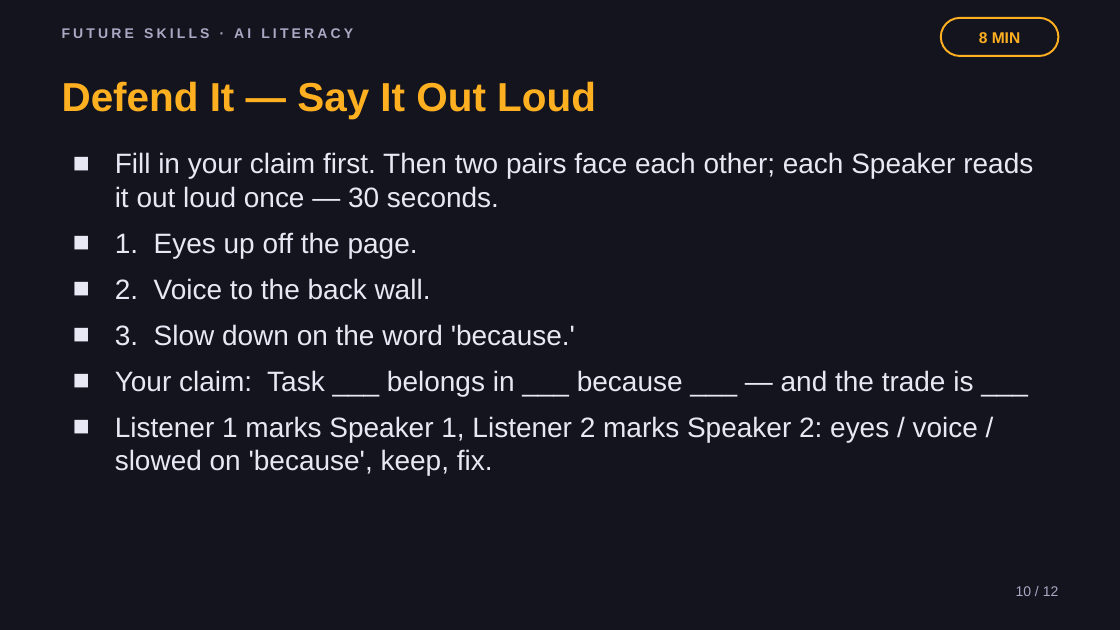
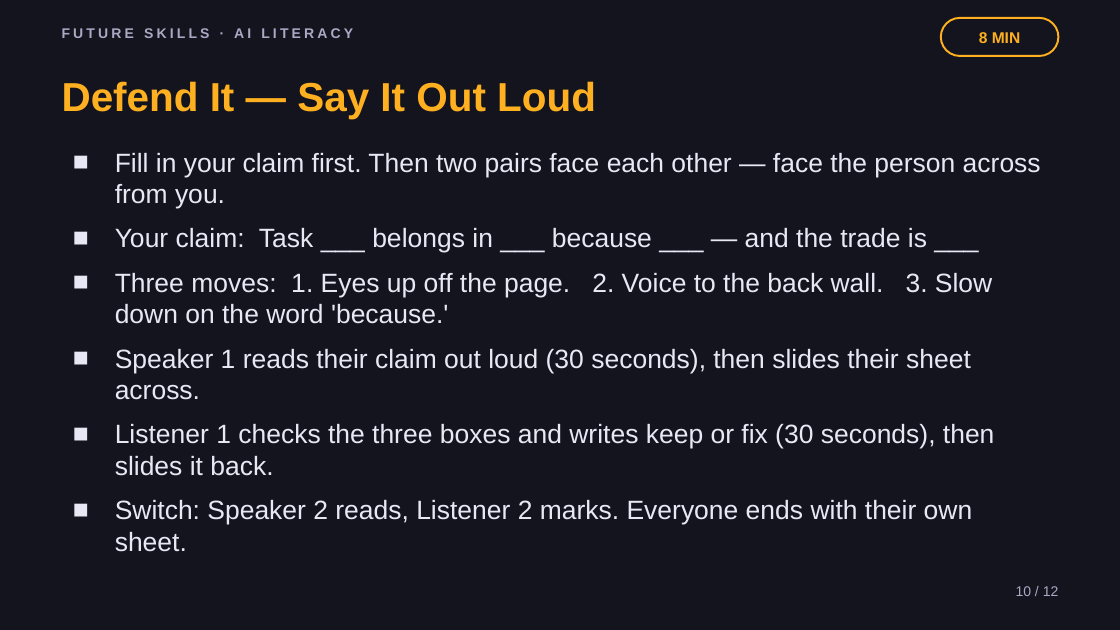
Before and after one commit to phiunit/tptphi, a slide deck: slide 10 of products/ai-boring-work/dist/Robots Do the Boring Work - Slides.pptx. Drawn at 1120x630 pixels with LibreOffice and Linux fonts; fonts in the diff are those of the drawing. Boxes give left, top, right and bottom in pixels: in the first picture for what was removed or moved away, otherwise in the second. Text is boxed around its words. In the diff, an @@ line names an element or a change of style, - is before the commit and + after.

```diff
--- a/products/ai-boring-work/dist/Robots Do the Boring Work - Slides.pptx
+++ b/products/ai-boring-work/dist/Robots Do the Boring Work - Slides.pptx
@@ text at box(115, 153, 1041, 209): text changed; size 18 to 17 pt @@
-■ Fill in your claim first. Then two pairs face each other; each Speaker reads it out loud once — 30 seconds.
-■ 1. Eyes up off the page.
-■ 2. Voice to the back wall.
-■ 3. Slow down on the word 'because.'
+■ Fill in your claim first. Then two pairs face each other — face the person across from you.
@@ text at box(115, 228, 927, 253): size 18 to 17 pt in "Your claim: Task ___ belongs in ___ ..." @@
@@ text at box(115, 273, 995, 552): text changed; size 18 to 17 pt @@
-■ Listener 1 marks Speaker 1, Listener 2 marks Speaker 2: eyes / voice / slowed on 'because', keep, fix.
+■ Three moves: 1. Eyes up off the page. 2. Voice to the back wall. 3. Slow down on the word 'because.'
+■ Speaker 1 reads their claim out loud (30 seconds), then slides their sheet across.
+■ Listener 1 checks the three boxes and writes keep or fix (30 seconds), then slides it back.
+■ Switch: Speaker 2 reads, Listener 2 marks. Everyone ends with their own sheet.
```
Also in this commit, not shown: 1 other slide changed, 37 other files.
